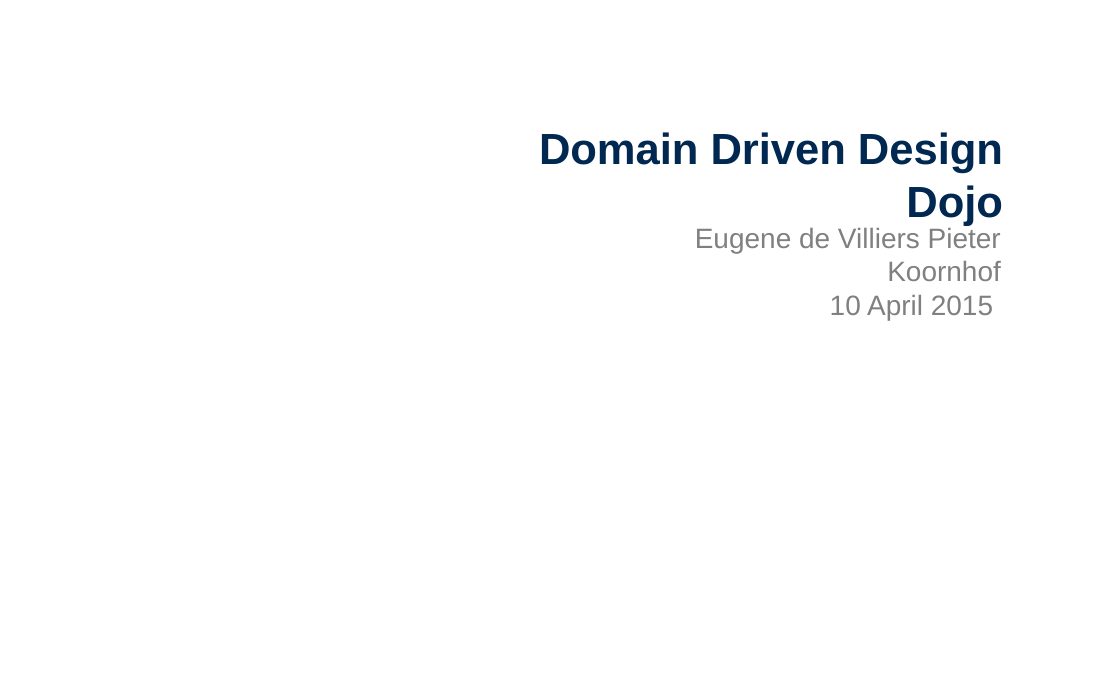
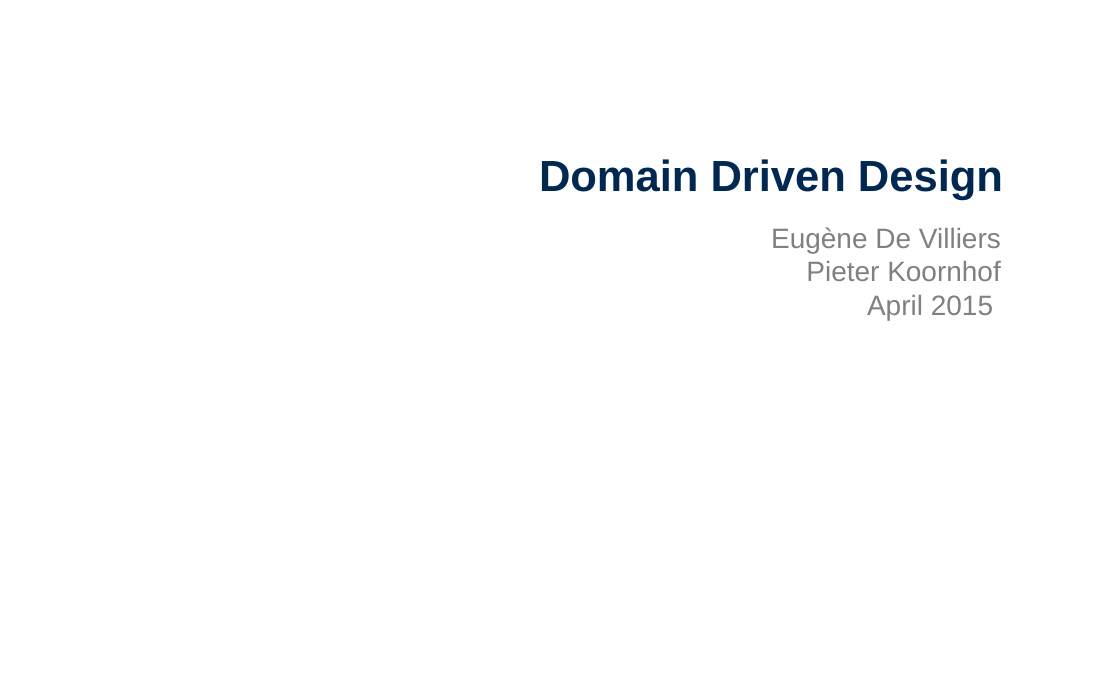
Before and after one commit to entelect/Dojo_DomainDrivenDesign, a slide deck: slide 1 of Presentation.pptx. Drawn at 1120x700 pixels with LibreOffice and Linux fonts; fonts in the diff are those of the drawing; background and template pictures are left out. Boxes give left, top, right and bottom in pixels: in the first picture for what was removed or moved away, otherwise in the second. Text is boxed around its words. In the diff, an @@ line names an element or a change of style, - is before the commit and + after.

```diff
--- a/Presentation.pptx
+++ b/Presentation.pptx
@@ title at [539,159,1003,200]: text changed @@
-Domain Driven Design Dojo
+Domain Driven Design
@@ text at [771,227,1001,320]: text changed @@
-Eugene de Villiers Pieter Koornhof
-10 April 2015
+Eugène De Villiers
+Pieter Koornhof
+April 2015
```
Also in this commit, not shown: 4 other slides changed, 9 slides added, 6 slides removed.
